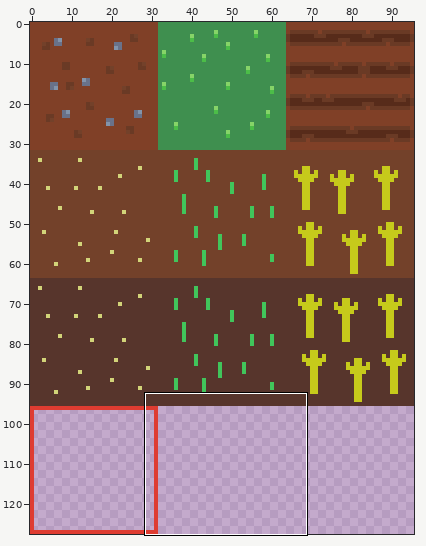
File history of a sprite sheet, assets/sprites/ground/tilemap.png. Above: a wide view before the commit, with the close-up outlined.
Close-up. Before the edit:
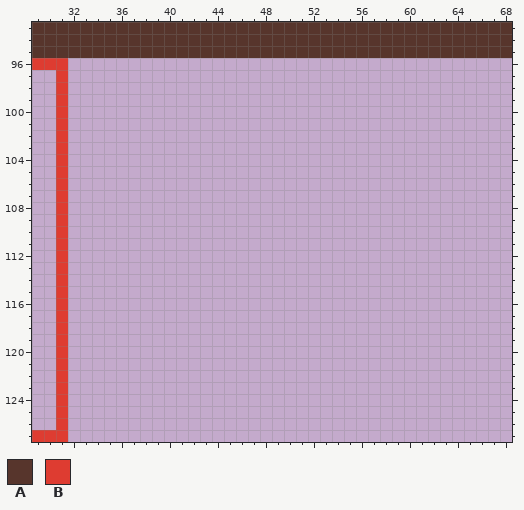
The file is 96x128 pixels. Colours within 5 levels of each other are drawn and written as one. Shown: x 29..68, y 93..127.
Palette (. is transparent): A #57352c  B #de3c31
Pixels before, first column x 29:
 93 AAAAAAAAAAAAAAAAAAAAAAAAAAAAAAAAAAAAAAAA
 94 AAAAAAAAAAAAAAAAAAAAAAAAAAAAAAAAAAAAAAAA
 95 AAAAAAAAAAAAAAAAAAAAAAAAAAAAAAAAAAAAAAAA
 96 BBB.....................................
 97 ..B.....................................
 98 ..B.....................................
 99 ..B.....................................
100 ..B.....................................
101 ..B.....................................
102 ..B.....................................
103 ..B.....................................
104 ..B.....................................
105 ..B.....................................
106 ..B.....................................
107 ..B.....................................
108 ..B.....................................
109 ..B.....................................
110 ..B.....................................
111 ..B.....................................
112 ..B.....................................
113 ..B.....................................
114 ..B.....................................
115 ..B.....................................
116 ..B.....................................
117 ..B.....................................
118 ..B.....................................
119 ..B.....................................
120 ..B.....................................
121 ..B.....................................
122 ..B.....................................
123 ..B.....................................
124 ..B.....................................
125 ..B.....................................
126 ..B.....................................
127 BBB.....................................
The result:
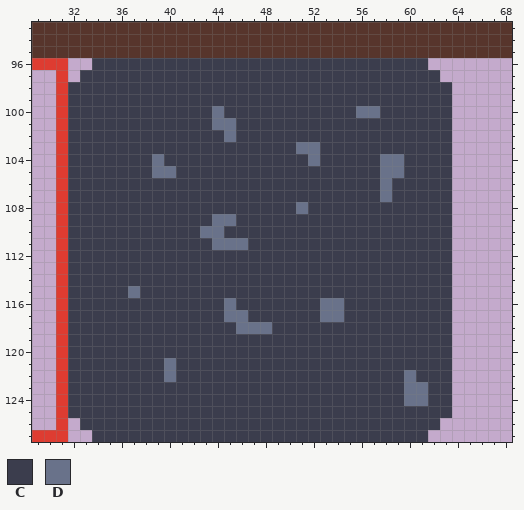
Colours new in this view: C #3b3d4d  D #69728a
Diff:
Changed rows in their new state; - is an unchanged pixel.
first column x 32:
 96 --CCCCCCCCCCCCCCCCCCCCCCCCCCCC--
 97 -CCCCCCCCCCCCCCCCCCCCCCCCCCCCCC-
 98 CCCCCCCCCCCCCCCCCCCCCCCCCCCCCCCC
 99 CCCCCCCCCCCCCCCCCCCCCCCCCCCCCCCC
100 CCCCCCCCCCCCDCCCCCCCCCCCDDCCCCCC
101 CCCCCCCCCCCCDDCCCCCCCCCCCCCCCCCC
102 CCCCCCCCCCCCCDCCCCCCCCCCCCCCCCCC
103 CCCCCCCCCCCCCCCCCCCDDCCCCCCCCCCC
104 CCCCCCCDCCCCCCCCCCCCDCCCCCDDCCCC
105 CCCCCCCDDCCCCCCCCCCCCCCCCCDDCCCC
106 CCCCCCCCCCCCCCCCCCCCCCCCCCDCCCCC
107 CCCCCCCCCCCCCCCCCCCCCCCCCCDCCCCC
108 CCCCCCCCCCCCCCCCCCCDCCCCCCCCCCCC
109 CCCCCCCCCCCCDDCCCCCCCCCCCCCCCCCC
110 CCCCCCCCCCCDDCCCCCCCCCCCCCCCCCCC
111 CCCCCCCCCCCCDDDCCCCCCCCCCCCCCCCC
112 CCCCCCCCCCCCCCCCCCCCCCCCCCCCCCCC
113 CCCCCCCCCCCCCCCCCCCCCCCCCCCCCCCC
114 CCCCCCCCCCCCCCCCCCCCCCCCCCCCCCCC
115 CCCCCDCCCCCCCCCCCCCCCCCCCCCCCCCC
116 CCCCCCCCCCCCCDCCCCCCCDDCCCCCCCCC
117 CCCCCCCCCCCCCDDCCCCCCDDCCCCCCCCC
118 CCCCCCCCCCCCCCDDDCCCCCCCCCCCCCCC
119 CCCCCCCCCCCCCCCCCCCCCCCCCCCCCCCC
120 CCCCCCCCCCCCCCCCCCCCCCCCCCCCCCCC
121 CCCCCCCCDCCCCCCCCCCCCCCCCCCCCCCC
122 CCCCCCCCDCCCCCCCCCCCCCCCCCCCDCCC
123 CCCCCCCCCCCCCCCCCCCCCCCCCCCCDDCC
124 CCCCCCCCCCCCCCCCCCCCCCCCCCCCDDCC
125 CCCCCCCCCCCCCCCCCCCCCCCCCCCCCCCC
126 -CCCCCCCCCCCCCCCCCCCCCCCCCCCCCC-
127 --CCCCCCCCCCCCCCCCCCCCCCCCCCCC--
Changed places in both close-ups, as pixel boxes (x1, y1, x2, y2):
added: (68, 58, 452, 442)
